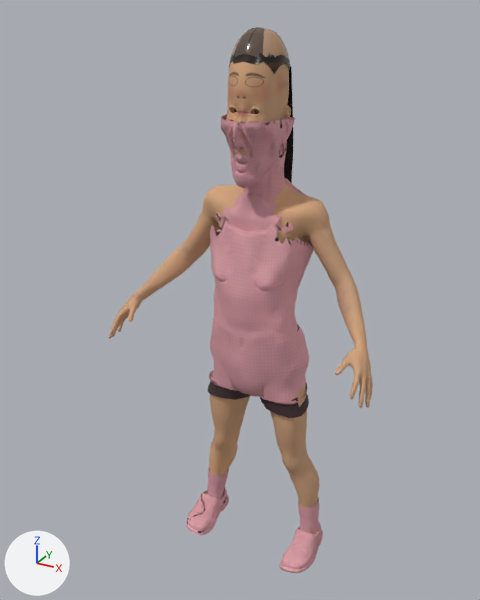
The glTF model studio/public/assets/characters/char.balita-perempuan/char.balita-perempuan.glb as it was, and as the next commit left it.
Before and after are seen from a 50 mm lens placed at (0.463, -0.927, 0.938), pointed at (-0.025, -0.041, 0.494). Lighting does not change. The marker at lower left points along +X, +Y and +Z. The picture after the commit comes second. Vertices at exactly the same position are counted once.

Objects in the first picture: 'char.balita-perempuan-mesh'.
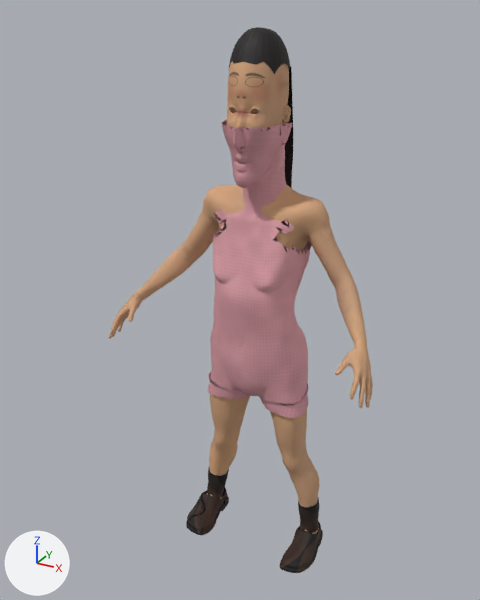
Patch to the scene script:
```diff
--- a/studio/public/assets/characters/char.balita-perempuan/char.balita-perempuan.glb.py
+++ b/studio/public/assets/characters/char.balita-perempuan/char.balita-perempuan.glb.py
@@ mat_cloth_shorts @@
 n2 = _N.new('ShaderNodeTexImage'); n2.name = 'Image Texture'
-n2.image = img_tex6
+n2.image = img_tex9
 n3 = _N.new('ShaderNodeSeparateColor'); n3.name = 'Separate Color'
 n4 = _N.new('ShaderNodeTexImage'); n4.name = 'Image Texture.001'
-n4.image = img_tex7
+n4.image = img_tex10
 n5 = _N.new('ShaderNodeNormalMap'); n5.name = 'Normal Map'
@@ mat_cloth_shorts @@
 n6 = _N.new('ShaderNodeTexImage'); n6.name = 'Image Texture.002'
-n6.image = img_tex8
+n6.image = img_tex11
 _L.new(n0.outputs[0], n1.inputs[0])  # 'BSDF' to 'Surface'
@@ mat_cloth_shoes01 @@
 n2 = _N.new('ShaderNodeTexImage'); n2.name = 'Image Texture'
-n2.image = img_tex9
+n2.image = img_tex12
 n3 = _N.new('ShaderNodeSeparateColor'); n3.name = 'Separate Color'
 n4 = _N.new('ShaderNodeTexImage'); n4.name = 'Image Texture.001'
-n4.image = img_tex10
+n4.image = img_tex13
 n5 = _N.new('ShaderNodeNormalMap'); n5.name = 'Normal Map'
@@ mat_cloth_shoes01 @@
 n6 = _N.new('ShaderNodeTexImage'); n6.name = 'Image Texture.002'
-n6.image = img_tex11
+n6.image = img_tex14
 _L.new(n0.outputs[0], n1.inputs[0])  # 'BSDF' to 'Surface'
@@ mat_hair @@
 n4 = _N.new('ShaderNodeTexImage'); n4.name = 'Image Texture'
-n4.image = img_tex24
+n4.image = img_tex27
 n5 = _N.new('ShaderNodeMath'); n5.name = 'Math.002'
@@ mat_hair @@
 n7 = _N.new('ShaderNodeTexImage'); n7.name = 'Image Texture.001'
-n7.image = img_tex25
+n7.image = img_tex28
 n8 = _N.new('ShaderNodeNormalMap'); n8.name = 'Normal Map'
@@ mat_hair @@
 n9 = _N.new('ShaderNodeTexImage'); n9.name = 'Image Texture.002'
-n9.image = img_tex26
+n9.image = img_tex29
 _L.new(n0.outputs[0], n1.inputs[0])  # 'BSDF' to 'Surface'
@@ mat_cloth_tunic_trim @@
+mat_cloth_tunic_trim = bpy.data.materials.new('cloth-tunic-trim')
+# uses the picture img_tex6
+# uses the picture img_tex7
+# uses the picture img_tex8
@@ me_char_balita_perempuan @@
 # used by ob_char_balita_perempuan_mesh; location = (0.0, 0.0, 0.0)
-me_char_balita_perempuan.from_pydata(...)  # 22083 vertices, 43007 faces; spans x -0.233..0.233, y -0.151..0.057, z -0.004..0.913
+me_char_balita_perempuan.from_pydata(...)  # 21783 vertices, 42479 faces; spans x -0.233..0.233, y -0.151..0.057, z -0.004..0.913
+# me_char_balita_perempuan part 1: 140 vertices moved within x -0.091..0.091, y -0.097..0.04, z 0.304..0.785; 4713 vertices removed from x -0.1..0.1, y -0.104..0.057, z 0.304..0.793; 4395 vertices added at x -0.093..0.093, y -0.102..0.057, z 0.304..0.785
+# other edits to the shape of me_char_balita_perempuan do not show in these pictures
 me_char_balita_perempuan.materials.append(mat_skin)
@@ me_char_balita_perempuan @@
 me_char_balita_perempuan.materials.append(mat_hair_long)
+me_char_balita_perempuan.materials.append(mat_cloth_tunic_trim)
```

Pixel boxes [x1, y1, x2, y2] of what changed, in the pictures (480 x 600 px; the box of a moved part takes in the faces that stretch with it):
'char.balita-perempuan-mesh', surface changed, reshaped: [109, 27, 373, 573] in both
part 1 of me_char_balita_perempuan, moved or reshaped: before [208, 114, 314, 418]; after [208, 120, 312, 418]
